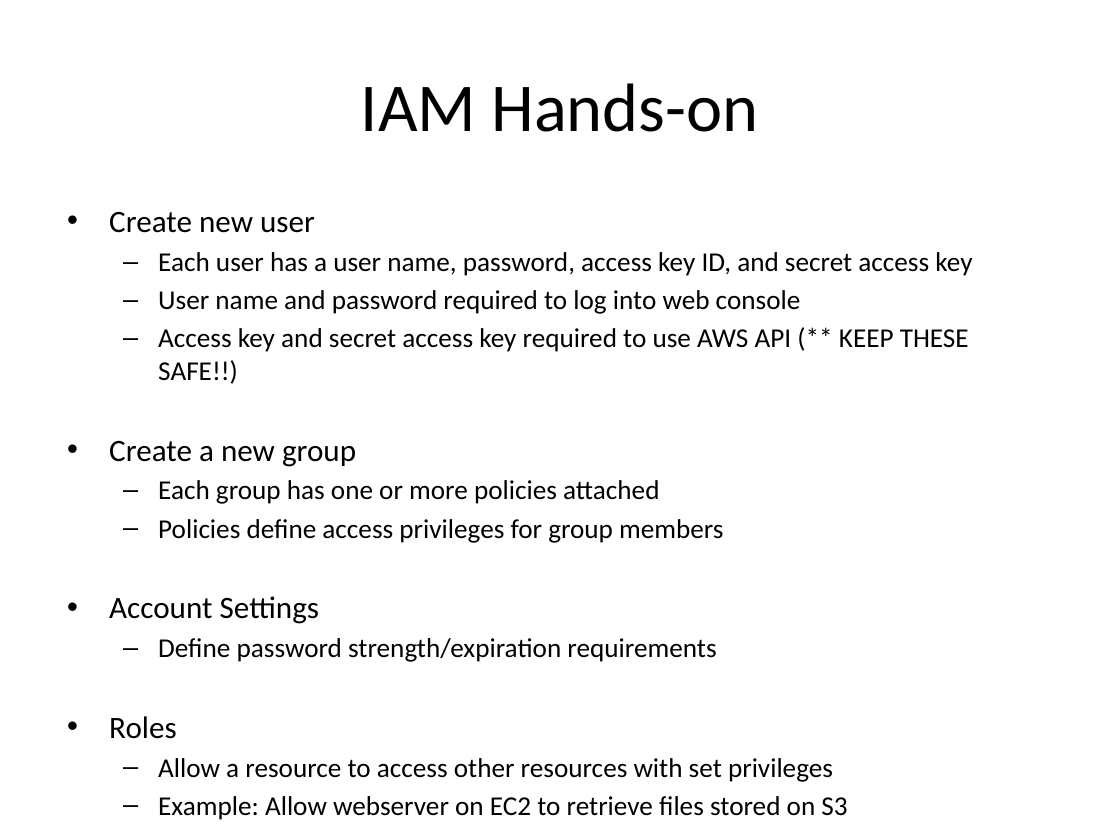
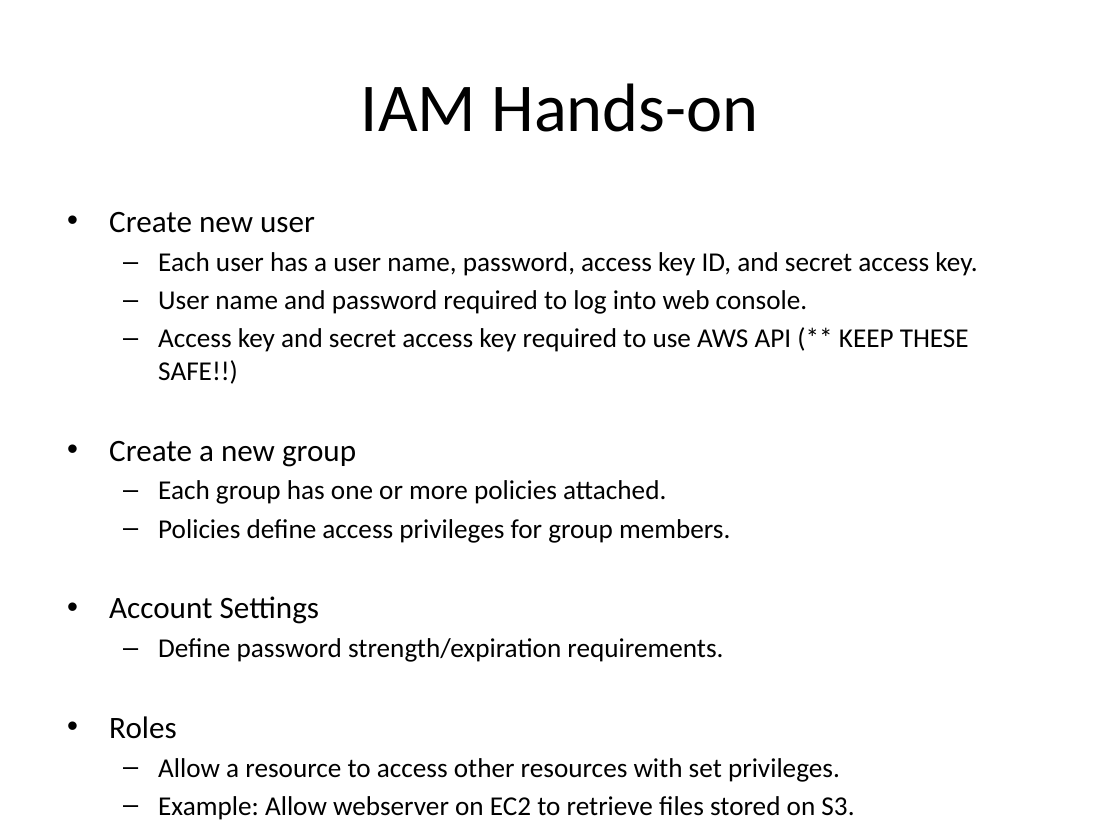
Before and after one commit to jasondbaker/infrastructure-class, a slide deck: slide 19 of lectures/infrastructure-week-4.pptx. Drawn at 1120x840 pixels with LibreOffice and Linux fonts; fonts in the diff are those of the drawing. Boxes give left, top, right and bottom in pixels: in the first picture for what was removed or moved away, otherwise in the second. Text is boxed around its words. In the diff, an @@ line names an element or a change of style, - is before the commit and + after.

```diff
--- a/lectures/infrastructure-week-4.pptx
+++ b/lectures/infrastructure-week-4.pptx
@@ text at (158, 252, 977, 314): text changed @@
-  – Each user has a user name, password, access key ID, and secret access key
-  – User name and password required to log into web console
+  – Each user has a user name, password, access key ID, and secret access key.
+  – User name and password required to log into web console.
@@ text at (158, 480, 730, 543): text changed @@
-  – Each group has one or more policies attached
-  – Policies define access privileges for group members
+  – Each group has one or more policies attached.
+  – Policies define access privileges for group members.
@@ text at (158, 638, 723, 662): text changed @@
-  – Define password strength/expiration requirements
+  – Define password strength/expiration requirements.
@@ text at (158, 758, 854, 820): text changed @@
-  – Allow a resource to access other resources with set privileges
-  – Example: Allow webserver on EC2 to retrieve files stored on S3
+  – Allow a resource to access other resources with set privileges.
+  – Example: Allow webserver on EC2 to retrieve files stored on S3.
```
Also in this commit, not shown: 24 other slides changed.
